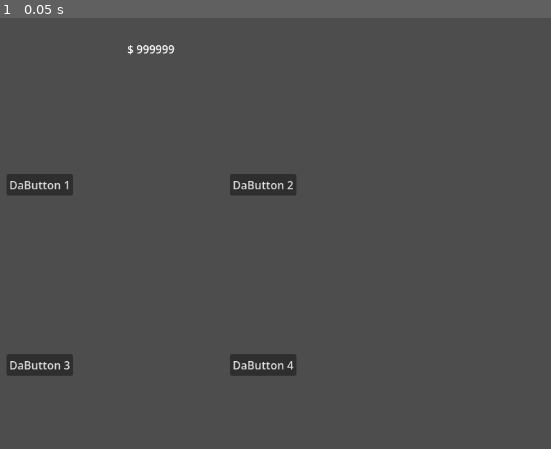
Above: before the commit, frame 1.
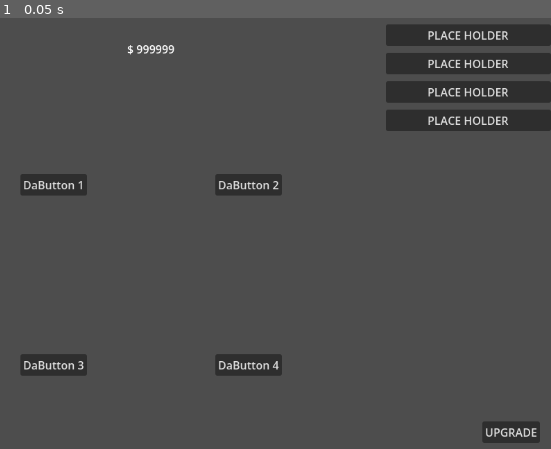
Above: after the commit, the same moment.

Repository: Ilymo/DaButton
Game: Godot game, scene res://scene/button_container.tscn
Two runs of this game, one before a commit and one after it. Both use one fixed random seed, a clock stepped at 60 frames per second and the inputs below. The project has no main scene, so this scene is started directly.
Inputs:
- Up to frame 1 (0.05 s): no input

The runs differ from the first frame. In frame 1, 7.5% of the frame differs, in the area x 1-100%, y 1-99%.

Commit message:
Upgrade VBoxContainer
Create a VBoxContainer for upgrade button

Add a button for Upgrade panel

Diff:
--- a/scene/button_container.tscn
+++ b/scene/button_container.tscn
@@ -14,8 +14,8 @@
 anchor_left = 0.5
 anchor_right = 0.5
 anchor_bottom = 1.0
-offset_left = -320.0
-offset_right = 320.0
+offset_left = -279.0
+offset_right = 279.0
 grow_horizontal = 2
 grow_vertical = 2
 
@@ -56,3 +56,52 @@
 size_flags_horizontal = 6
 size_flags_vertical = 6
 text = "DaButton 4"
+
+[node name="UpgradeButton" type="Button" parent="." unique_id=1369396566]
+layout_mode = 1
+anchors_preset = 3
+anchor_left = 1.0
+anchor_top = 1.0
+anchor_right = 1.0
+anchor_bottom = 1.0
+offset_left = -99.0
+offset_top = -47.0
+offset_right = -16.0
+offset_bottom = -16.0
+grow_horizontal = 0
+grow_vertical = 0
+text = "UPGRADE"
+
+[node name="UpgradeVBoxContainer" type="VBoxContainer" parent="." unique_id=176729309]
+layout_mode = 1
+anchors_preset = -1
+anchor_left = 0.79300004
+anchor_top = 0.043
+anchor_right = 1.0
+anchor_bottom = 0.90300006
+offset_left = 0.46392822
+offset_top = 0.13599968
+offset_bottom = -0.14404297
+grow_horizontal = 0
+grow_vertical = 2
+theme_override_constants/separation = 10
+
+[node name="Upgrade1" type="Button" parent="UpgradeVBoxContainer" unique_id=122657947]
+layout_mode = 2
+size_flags_vertical = 0
+text = "PLACE HOLDER"
+
+[node name="Upgrade2" type="Button" parent="UpgradeVBoxContainer" unique_id=1082088862]
+layout_mode = 2
+size_flags_vertical = 0
+text = "PLACE HOLDER"
+
+[node name="Upgrade3" type="Button" parent="UpgradeVBoxContainer" unique_id=1030939878]
+layout_mode = 2
+size_flags_vertical = 0
+text = "PLACE HOLDER"
+
+[node name="Upgrade4" type="Button" parent="UpgradeVBoxContainer" unique_id=104208480]
+layout_mode = 2
+size_flags_vertical = 2
+text = "PLACE HOLDER"
